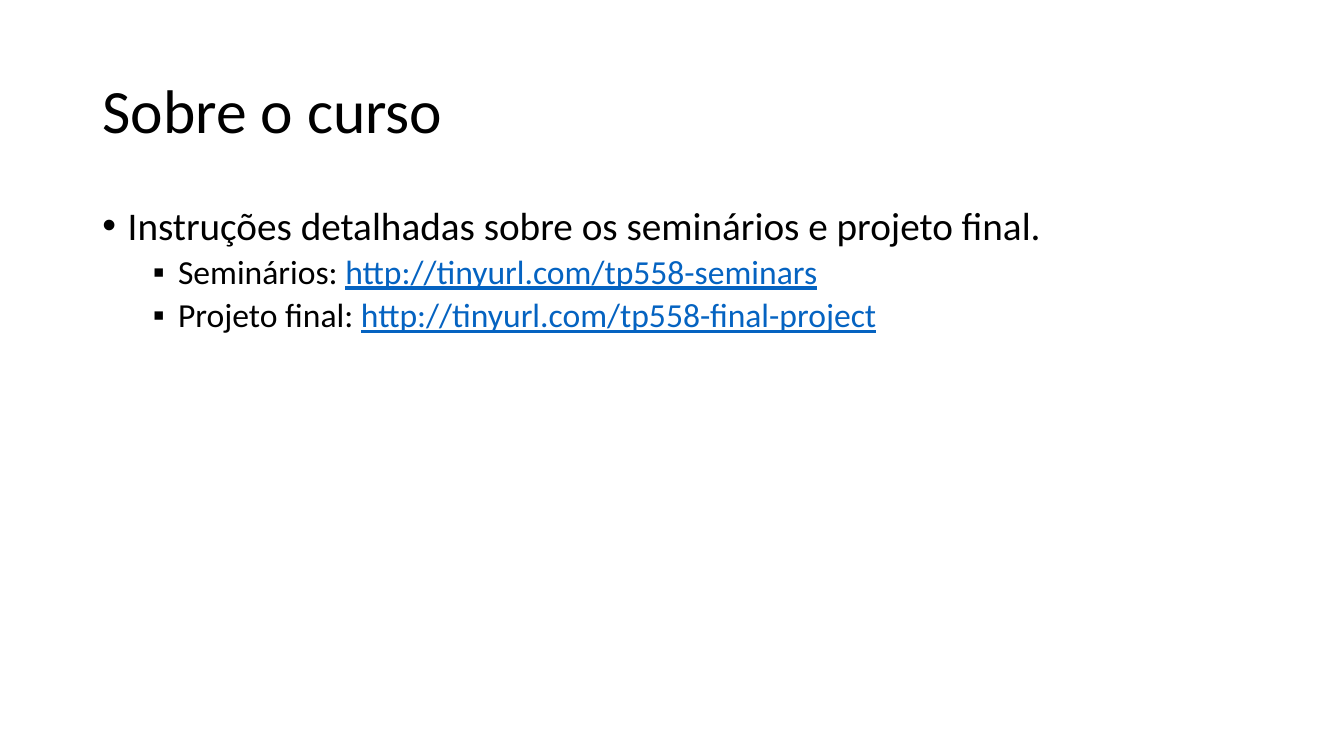
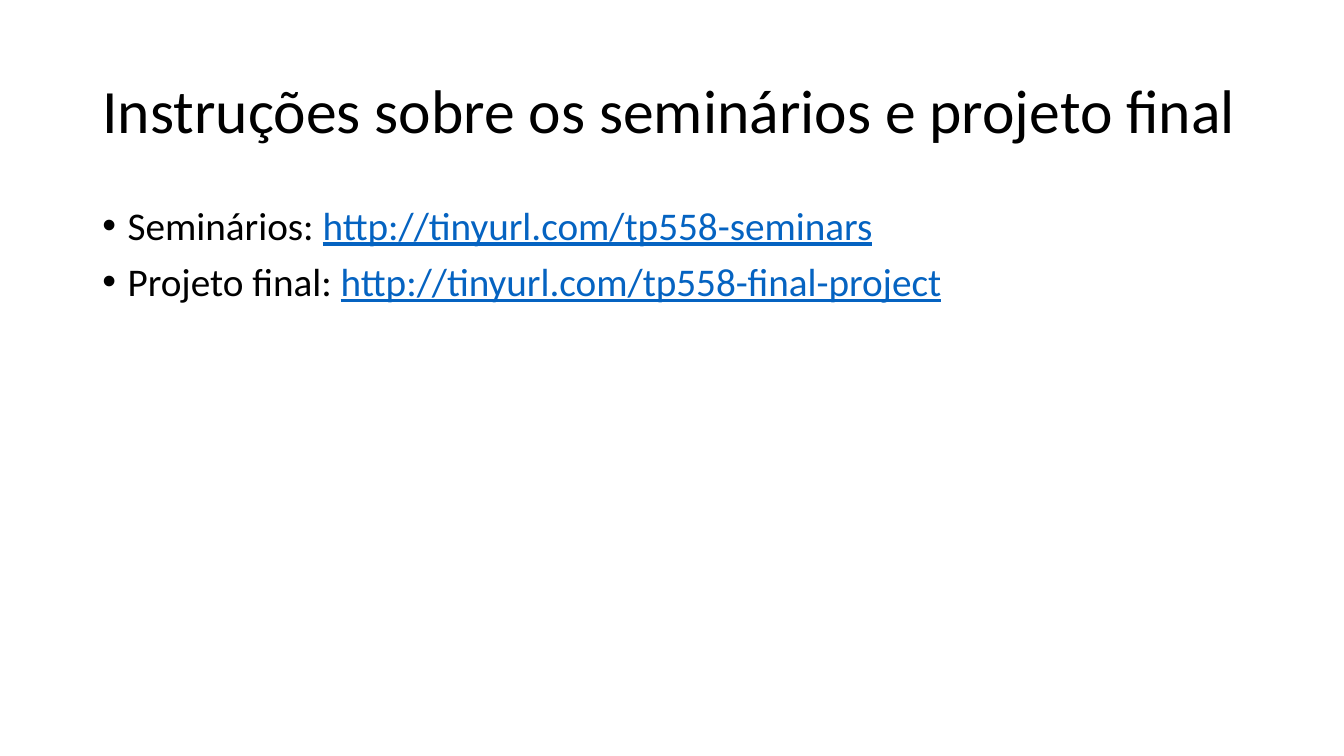
Before and after one commit to zz4fap/tp558-adv-ml, a slide deck: slide 8 of slides/TP558_1_Introdução_ao_curso.pptx (slide 7 before the commit). Drawn at 1344x756 pixels with LibreOffice and Linux fonts; fonts in the diff are those of the drawing. Boxes give left, top, right and bottom in pixels: in the first picture for what was removed or moved away, otherwise in the second. Text is boxed around its words. In the diff, an @@ line names an element or a change of style, - is before the commit and + after.

```diff
--- a/slides/TP558_1_Introdução_ao_curso.pptx
+++ b/slides/TP558_1_Introdução_ao_curso.pptx
@@ title at (102,90,1235,144): text changed @@
-Sobre o curso
+Instruções sobre os seminários e projeto final
@@ text "Seminários: http://tinyurl.com/tp558-seminars" at (128,212,942,303): size 24 to 28 pt; bullet ▪ to •; list level 2 to 1 in "Seminários: http://tinyurl.com/tp558-seminars"; list level 2 to 1 in "Projeto final: http://tinyurl.com/tp558-final-project" @@
@@ text at (128,212,1041,247): paragraph removed @@
-• Instruções detalhadas sobre os seminários e projeto final.
```
Also in this commit, not shown: 7 other slides changed, 2 slides added, 1 other file.
